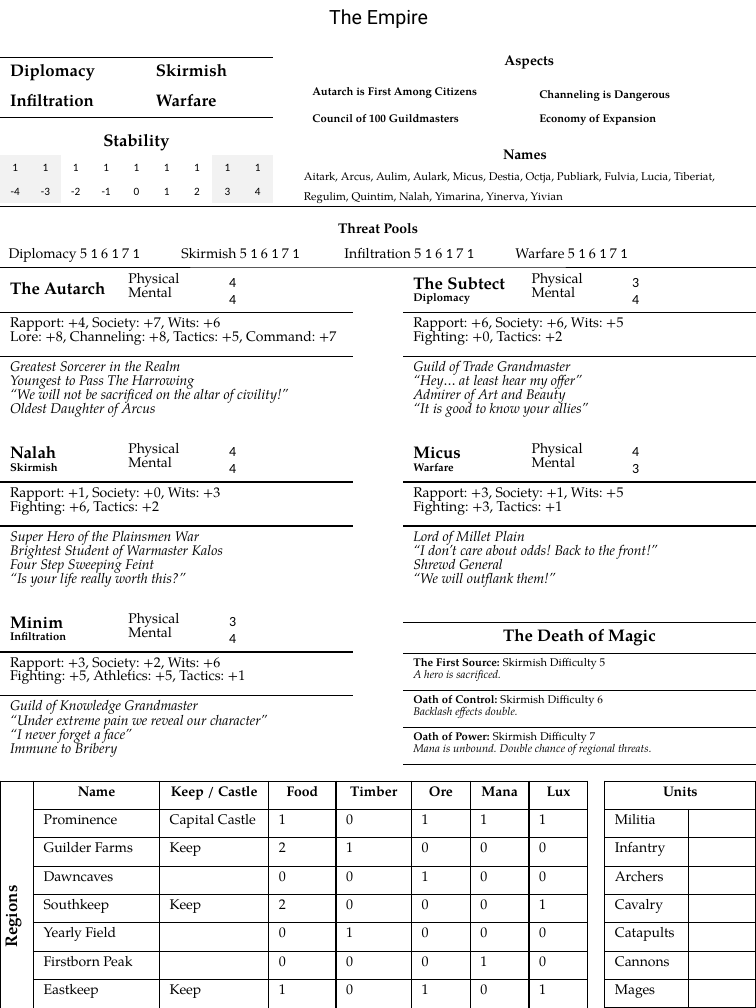
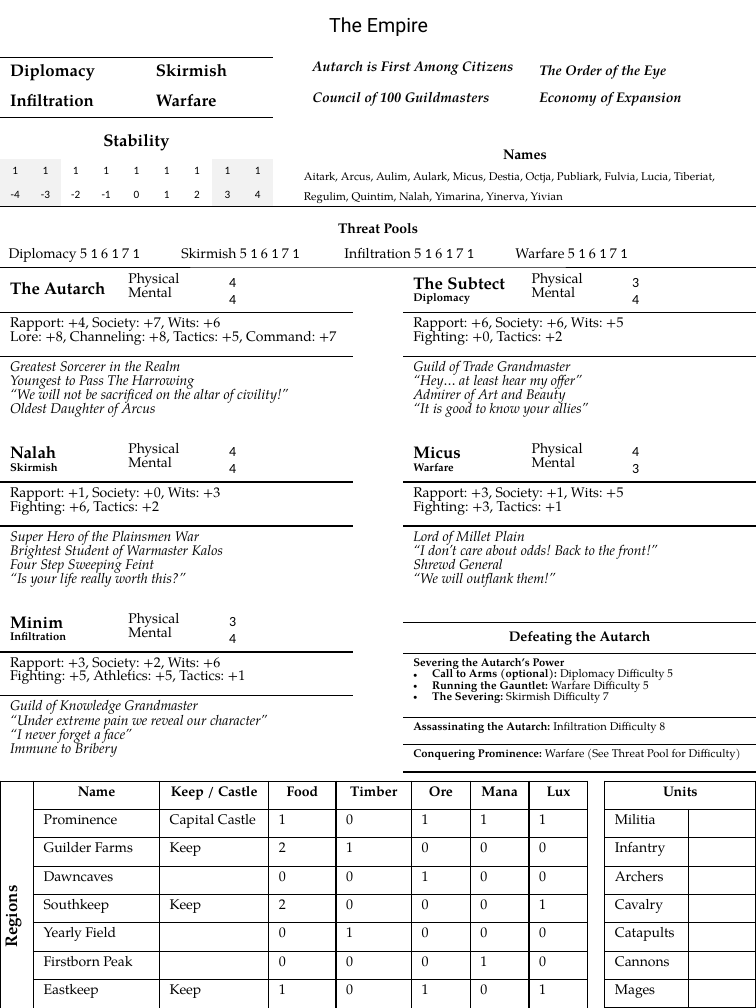
Before and after one commit to ziapeltagames/wrath-of-the-autarch, a slide deck: slide 7 of sheets/Core Sheets.pptx. Drawn at 756x1008 pixels with LibreOffice and Linux fonts; fonts in the diff are those of the drawing. Boxes give left, top, right and bottom in pixels: in the first picture for what was removed or moved away, otherwise in the second. Text is boxed around its words. In the diff, an @@ line names an element or a change of style, - is before the commit and + after.

```diff
--- a/sheets/Core Sheets.pptx
+++ b/sheets/Core Sheets.pptx
@@ text "The Empire" moved from (x1=329, y1=9, x2=428, y2=28) to (x1=329, y1=17, x2=428, y2=36) @@
@@ table at (x1=302, y1=50, x2=756, y2=113) @@
-row 1: Aspects | 
-row 2: Autarch is First Among Citizens | Channeling is Dangerous
+row 1: Autarch is First Among Citizens | The Order of the Eye
@@ table at (x1=403, y1=623, x2=756, y2=772) @@
-row 1, column 1: The Death of Magic
+row 1, column 1: Defeating the Autarch
-row 2, column 1: The First Source: Skirmish Difficulty 5 / A hero is sacrificed.
+row 2, column 1: Severing the Autarch’s Power / Call to Arms (optional): Diplomacy Difficulty 5 / Running the Gauntlet: Warfare Difficulty 5 / The Severing: Skirmish Difficulty 7
-row 3, column 1: Oath of Control: Skirmish Difficulty 6 / Backlash effects double.
+row 3, column 1: Assassinating the Autarch: Infiltration Difficulty 8
-row 4, column 1: Oath of Power: Skirmish Difficulty 7 / Mana is unbound. Double chance of regional threats.
+row 4, column 1: Conquering Prominence: Warfare (See Threat Pool for Difficulty)
```
Also in this commit, not shown: 4 other slides changed, 3 slides added, 13 other files.
